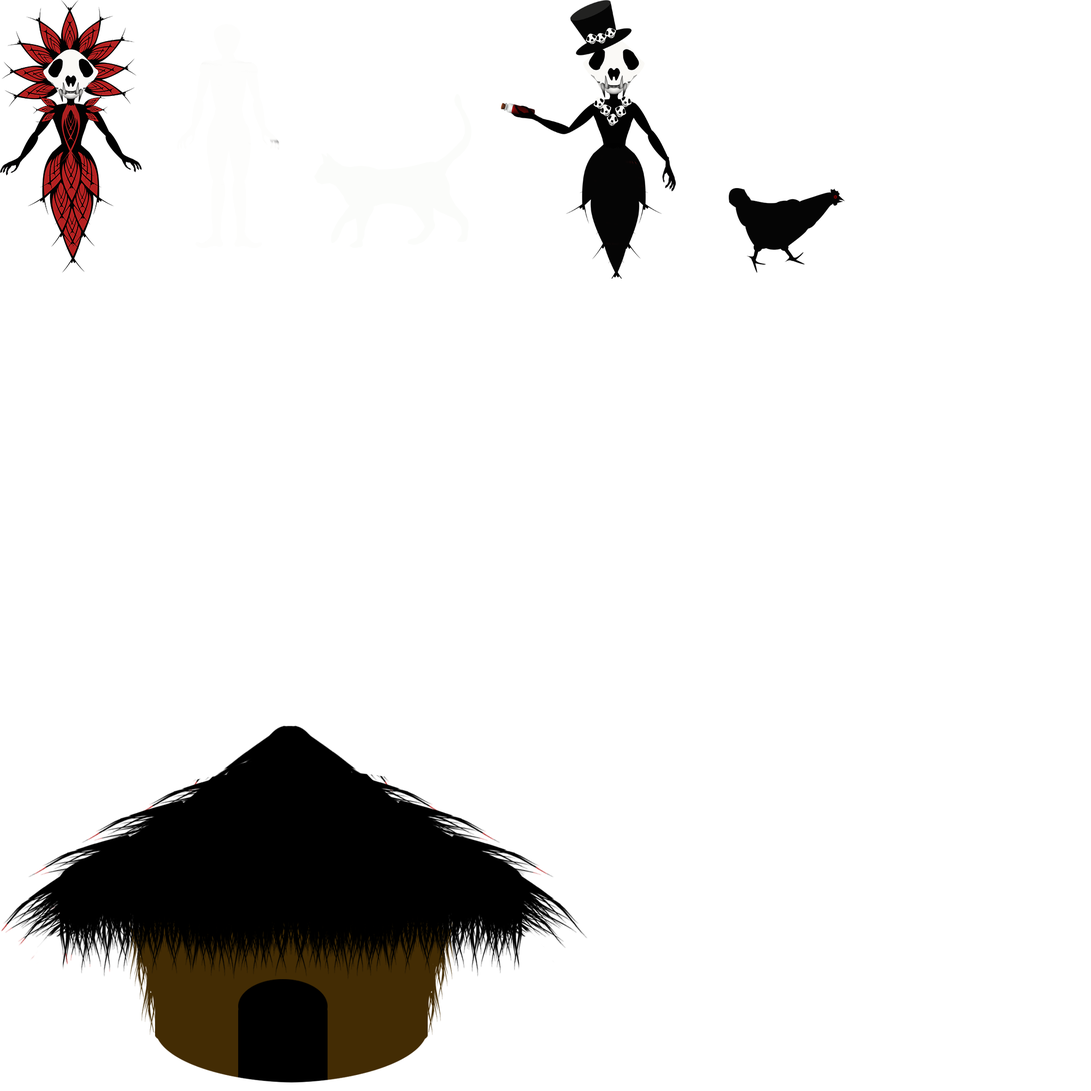
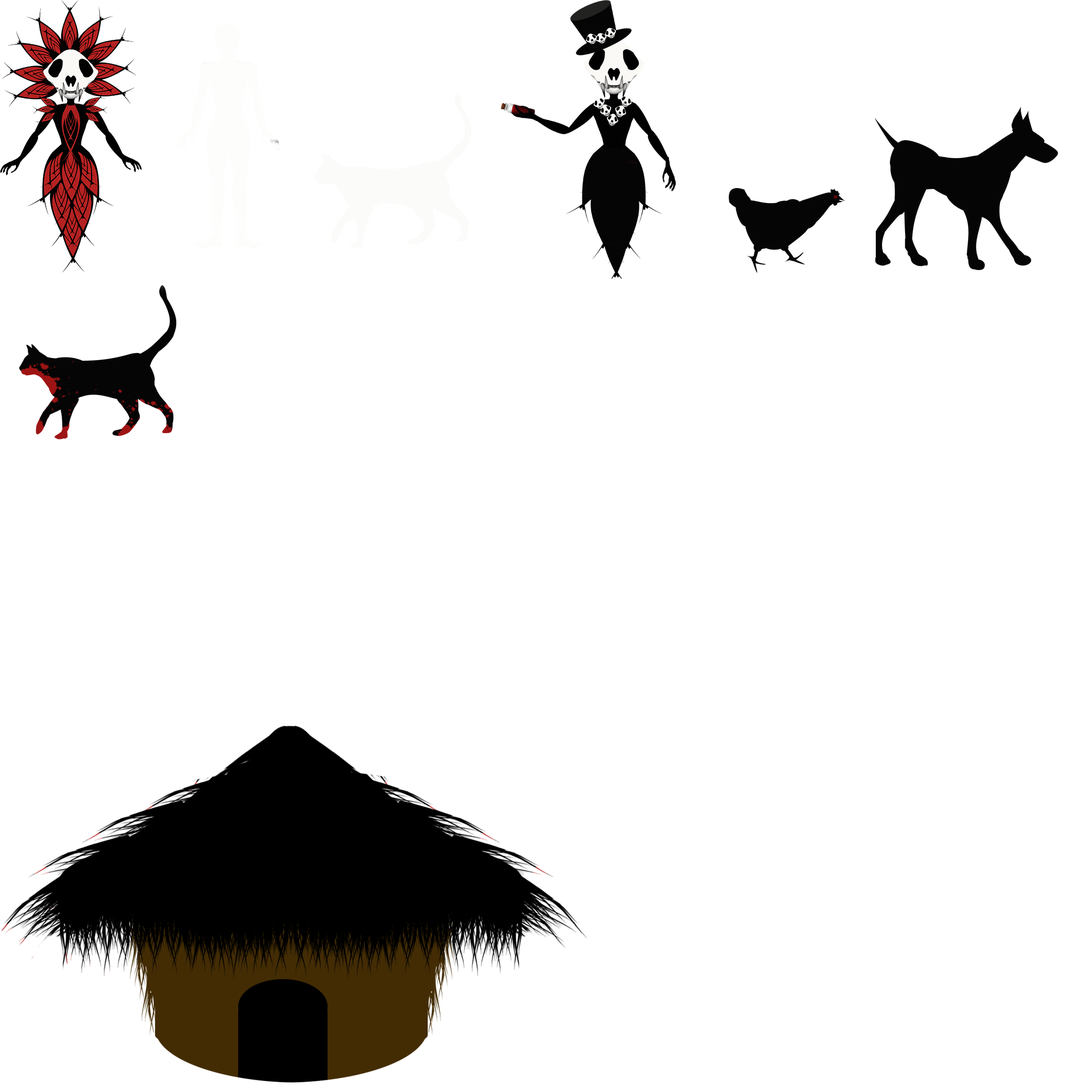
The second 1091x1091 image is a revision of the first. Changes to its layers:
added layer "Layer 14" above "Layer 13" over [875, 106, 1059, 271]
added layer "Layer 16 copy 3" above "Layer 11" over [19, 285, 177, 440]
